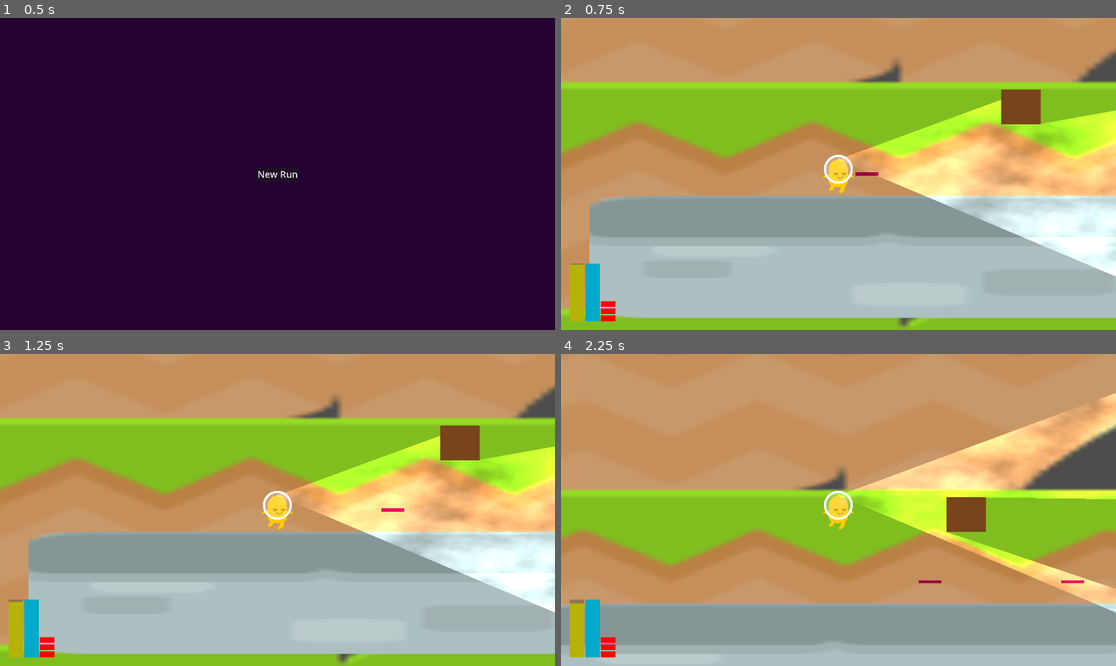
Above: before the commit, frames 1-4 (two rows, left to right).
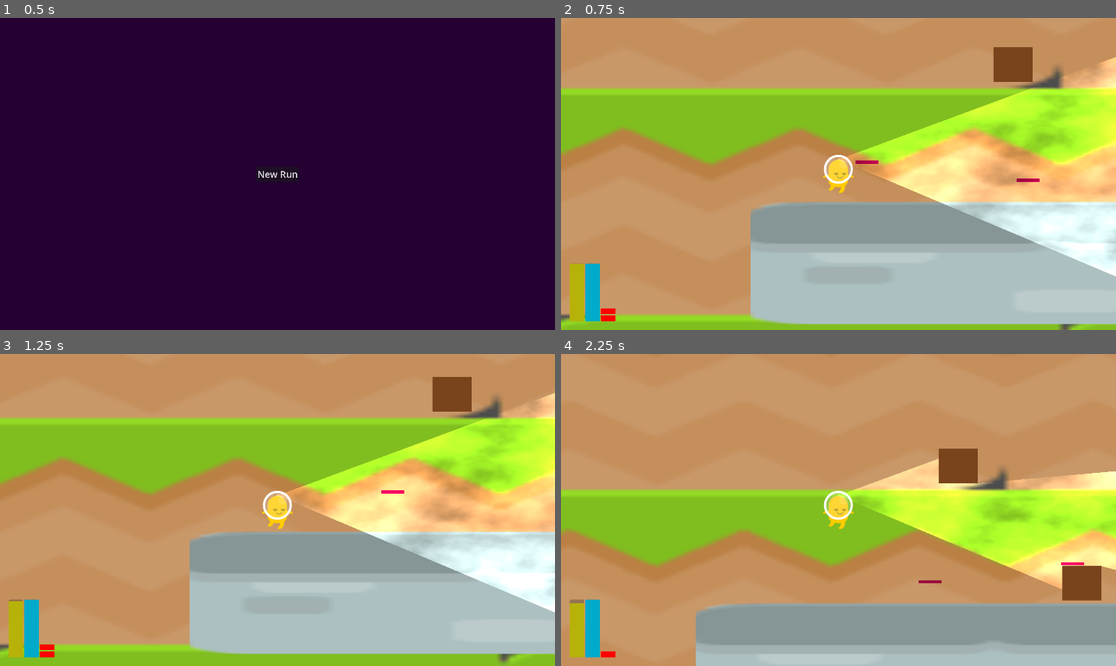
Above: after the commit, the same moments.

Repository: super-Colin/godot-rogue-halls
Game: Godot game, scene res://game.tscn
Same seed, same stepped clock (60 frames per second), same inputs: the game is played once before the commit and once after it.
Inputs (mouse positions are in pixels of both pictures, inside the frame that each line leads up to):
- Up to frame 1 (0.5 s): no input
- Up to frame 2 (0.75 s): click "New Run" at 0.5 s
- Up to frame 3 (1.25 s): no input
- Up to frame 4 (2.25 s): move the mouse to (960, 494) at 1.27 s; hold Right (Move_Right) from 1.28 s (still down); click (960, 494) at 1.35 s; tap Space (Jump) at 1.52, 1.55, 1.82, 2.1 s; move the mouse to (727, 525) at 2.02 s

Frame 1 is identical in both runs. In frame 2, 25% of the frame differs, in the area x 0-100%, y 9-100%; in frame 3, 19%; in frame 4, 19%.

Commit message:
added laser charge and generation functionality

Diff:
--- a/Globals.gd
+++ b/Globals.gd
@@ -3,6 +3,8 @@
 
 
 var playerRef
+#var levelRef
+#var shipRef
 
 
 signal s_playerReady
--- a/game.gd
+++ b/game.gd
@@ -1,6 +1,8 @@
 extends Node2D
 
 
+var hallScene = preload("res://hall.tscn")
+var playerScene = preload("res://player.tscn")
 
 
 func _ready() -> void:
@@ -15,6 +17,13 @@
 	generateLevel()
 
 func generateLevel():
+	for c in %Level.get_children():
+		c.queue_free()
+	var level = hallScene.instantiate()
+	%Level.add_child(level)
+	var player = playerScene.instantiate()
+	player.position = level.getSpawnPoint()
+	%Level.add_child(player)
 	return
 
 
--- a/game.tscn
+++ b/game.tscn
@@ -1,10 +1,9 @@
-[gd_scene load_steps=9 format=3 uid="uid://cwdekrbnrp8yo"]
+[gd_scene load_steps=8 format=3 uid="uid://cwdekrbnrp8yo"]
 
 [ext_resource type="PackedScene" uid="uid://drajoe6caob2t" path="res://hall.tscn" id="1_e2o6t"]
 [ext_resource type="Texture2D" uid="uid://cumaw7c1aqwmo" path="res://tiles_sheet.png" id="1_feb5d"]
 [ext_resource type="Script" uid="uid://c4sikoknnuubk" path="res://game.gd" id="1_j5wjh"]
 [ext_resource type="PackedScene" uid="uid://c6txhrt448b4u" path="res://player.tscn" id="2_feb5d"]
-[ext_resource type="PackedScene" uid="uid://chso3bqugycky" path="res://crate.tscn" id="4_fc0e3"]
 [ext_resource type="PackedScene" uid="uid://b6mvathho3qof" path="res://player_ui.tscn" id="5_7jktm"]
 [ext_resource type="PackedScene" uid="uid://by7o0iymt8xvt" path="res://main_menu.tscn" id="6_eow3j"]
 [ext_resource type="PackedScene" uid="uid://byb2km2antifu" path="res://laser_projectile.tscn" id="6_ryrav"]
@@ -19,13 +18,13 @@
 region_enabled = true
 region_rect = Rect2(419.268, 564.904, 137.19, 145.764)
 
-[node name="Hall" parent="." instance=ExtResource("1_e2o6t")]
+[node name="Level" type="Node2D" parent="."]
+unique_name_in_owner = true
 
-[node name="Player" parent="." instance=ExtResource("2_feb5d")]
+[node name="Hall" parent="Level" instance=ExtResource("1_e2o6t")]
+
+[node name="Player" parent="Level" instance=ExtResource("2_feb5d")]
 position = Vector2(837, 839)
-
-[node name="Crate" parent="." instance=ExtResource("4_fc0e3")]
-position = Vector2(1468, 612)
 
 [node name="CanvasLayer" type="CanvasLayer" parent="."]
 
--- a/hall.tscn
+++ b/hall.tscn
@@ -1,11 +1,14 @@
-[gd_scene load_steps=3 format=3 uid="uid://drajoe6caob2t"]
+[gd_scene load_steps=5 format=3 uid="uid://drajoe6caob2t"]
 
 [ext_resource type="Texture2D" uid="uid://cumaw7c1aqwmo" path="res://tiles_sheet.png" id="1_7h0dx"]
+[ext_resource type="Script" uid="uid://jy4kvlx8m05f" path="res://level.gd" id="1_ru55v"]
+[ext_resource type="PackedScene" uid="uid://chso3bqugycky" path="res://crate.tscn" id="3_wkri5"]
 
 [sub_resource type="RectangleShape2D" id="RectangleShape2D_kftm2"]
 size = Vector2(7260, 329)
 
 [node name="Hall" type="Node2D"]
+script = ExtResource("1_ru55v")
 
 [node name="StaticBody2D" type="StaticBody2D" parent="."]
 collision_layer = 3
@@ -32,3 +35,13 @@
 texture = ExtResource("1_7h0dx")
 region_enabled = true
 region_rect = Rect2(700.8, 280.44, 71.2001, 69.2083)
+
+[node name="SpawnPoint" type="Marker2D" parent="."]
+unique_name_in_owner = true
+position = Vector2(280, 786)
+
+[node name="Crate" parent="." instance=ExtResource("3_wkri5")]
+position = Vector2(1311, 849)
+
+[node name="Crate2" parent="." instance=ExtResource("3_wkri5")]
+position = Vector2(884, 444)
--- /dev/null
+++ b/level.gd
@@ -0,0 +1,24 @@
+extends Node2D
+
+
+
+
+func getSpawnPoint():
+	return %SpawnPoint.position
+
+
+
+
+
+
+
+
+
+
+
+
+
+
+
+
+#
--- a/player.gd
+++ b/player.gd
@@ -65,8 +65,8 @@
 var laserGenerationEnergyEffeciency = 0.2 # higher is better
 var laserRegenerationOn = true
 
-var energyMax = 30.0
-var energy = 30.0
+var energyMax = 50.0
+var energy = 50.0
 var energyGeneration = 0.0
 
 var oxygenMax = 30.0
@@ -76,8 +76,19 @@
 
 
 
-
-
+func fireLaser():
+	print("player - firing laser, charges left: ", laserCharges)
+	if laserCharges < 1:
+		return
+	laserCharges -= 1
+	var las = laserProjectileScene.instantiate()
+	las.position = $'.'.global_position
+	get_tree().root.add_child(las)
+
+func generateLaser(delta):
+	if laserRegenerationOn and laserCharges < laserChargesMax and energy > delta:
+		energy -= delta
+		laserCharges += delta * laserGenerationEnergyEffeciency
 
 
 
@@ -89,54 +100,16 @@
 	#jump_buffer_timer.wait_time = jump_buffer_timer_value
 
 
-# Sets the gravity depending on the context
-func _get_gravity(_velocity):
-	return jump_gravity if _velocity.y < 0.0 else fall_gravity
-
-
-# Calculates the players movement depending on the context
-func _get_movement(fric: float, accel: float, delta: float):
-	var direction = Input.get_axis("Move_Left", "Move_Right")
-	if direction:
-		velocity.x += sign(direction) * accel * delta * 100
-
-	if !direction or sign(direction) != sign(velocity.x):
-		velocity.x = move_toward(velocity.x, 0, fric * delta * 100)
-
-	if is_variable_max_speed:
-		velocity.x = clamp(velocity.x, -max_speed * abs(direction), max_speed * abs(direction))
-	else:
-		velocity.x = clamp(velocity.x, -max_speed, max_speed)
-
-	if is_variable_min_speed and min_speed > 0:
-			velocity.x = maxf(abs(velocity.x), abs(min_speed * sign(direction))) * sign(direction)
-
-
-
-func _set_sprite_direction(direction: int) -> void:
-	if direction > 0.0:
-		$AnimatedSprite2D.flip_h = true
-	elif direction < 0.0:
-		$AnimatedSprite2D.flip_h = false
-
-func _set_flashlight_direction(direction: int) -> void:
-	#return
-	#print("player - flashlight direction is: ", direction)
-	if direction > 0.0: # moving right
-		%Flashlight.rotation = 0
-		%PlayerSprite.flip_h = false
-	if direction < 0.0: # moving left
-		%Flashlight.rotation = PI
-		%PlayerSprite.flip_h = true
-
-func refillBars():
+
+func fullRecharge():
 	laserCharges = laserChargesMax
 	energy = energyMax
 	oxygen = oxygenMax
 
 func handleOxygenDrain(delta):
 	oxygen -= delta
-	if oxygen < -10.0:
+	# Die at -x, bar doesn't show below 0, screen starts flashing red... then game over
+	if oxygen < -4.0:
 		Globals.s_playerDied.emit()
 		dead = true
 		print("player - died from oxygen")
@@ -148,6 +121,9 @@
 
 func generateEnergy(delta):
 	energy += delta * energyGeneration
+
+
+
 
 
 func _physics_process(delta):
@@ -155,8 +131,8 @@
 		return
 	generateEnergy(delta)
 	generateOxygen(delta)
+	generateLaser(delta)
 	handleOxygenDrain(delta)
-	# Die at -20, bar doesn't show below 0, screen starts flashing red... then game over
 	if not is_on_floor():
 		velocity.y += _get_gravity(velocity) * delta
 		_get_movement(air_resistance, air_acceleration, delta)
@@ -167,33 +143,46 @@
 			#jump_buffer_timer.stop()
 			#jump()
 		_get_movement(friction, acceleration, delta)
-
 	#_set_sprite_direction(sign(velocity.x))
 	_set_flashlight_direction(sign(velocity.x))
-
 	if Input.is_action_just_pressed("Jump"):
 		jump()
 		#_projected_jump_trojectory(delta, sign(velocity.x))
-
 	if Input.is_action_just_released("Jump"):
 		jump_cut()
-
 	if Input.is_action_just_released("Fire"):
 		fireLaser()
 	#if velocity != Vector2.ZERO:
 		#$AnimatedSprite2D.play("walk")
 	#else:
 		#$AnimatedSprite2D.play("idle")
-
-#	if Input.is_action_just_pressed("Preview_Jump"):
-#		_projected_jump_trojectory(delta, sign(velocity.x))
-
 	move_and_slide()
 
-func fireLaser():
-	var las = laserProjectileScene.instantiate()
-	las.position = $'.'.global_position
-	get_tree().root.add_child(las)
+
+
+
+# Sets the gravity depending on the context
+func _get_gravity(_velocity):
+	return jump_gravity if _velocity.y < 0.0 else fall_gravity
+
+
+# Calculates the players movement depending on the context
+func _get_movement(fric: float, accel: float, delta: float):
+	var direction = Input.get_axis("Move_Left", "Move_Right")
+	if direction:
+		velocity.x += sign(direction) * accel * delta * 100
+
+	if !direction or sign(direction) != sign(velocity.x):
+		velocity.x = move_toward(velocity.x, 0, fric * delta * 100)
+
+	if is_variable_max_speed:
+		velocity.x = clamp(velocity.x, -max_speed * abs(direction), max_speed * abs(direction))
+	else:
+		velocity.x = clamp(velocity.x, -max_speed, max_speed)
+
+	if is_variable_min_speed and min_speed > 0:
+			velocity.x = maxf(abs(velocity.x), abs(min_speed * sign(direction))) * sign(direction)
+
 
 
 
@@ -214,3 +203,22 @@
 
 	if velocity.y < minimum_jump_height * up_direction.y:
 		velocity.y = minimum_jump_height * up_direction.y
+
+
+
+
+func _set_sprite_direction(direction: int) -> void:
+	if direction > 0.0:
+		$AnimatedSprite2D.flip_h = true
+	elif direction < 0.0:
+		$AnimatedSprite2D.flip_h = false
+
+func _set_flashlight_direction(direction: int) -> void:
+	#return
+	#print("player - flashlight direction is: ", direction)
+	if direction > 0.0: # moving right
+		%Flashlight.rotation = 0
+		%PlayerSprite.flip_h = false
+	if direction < 0.0: # moving left
+		%Flashlight.rotation = PI
+		%PlayerSprite.flip_h = true
--- a/player_ui.gd
+++ b/player_ui.gd
@@ -12,7 +12,20 @@
 	if Globals.playerRef:
 		%Energy.value = Globals.playerRef.energy
 		%Oxygen.value = Globals.playerRef.oxygen
+		trackLaserCharges()
 
+func trackLaserCharges():
+	#if Globals.playerRef.laserCharges > Globals.playerRef.laserChargesMax:
+		#return
+	#%Magazine.get_children()
+	var i = 1
+	for shell in %Magazine.get_children():
+		#i += 1
+		if Globals.playerRef.laserCharges >= i:
+			shell.visible = true
+		else:
+			shell.visible = false
+		i += 1
 
 func setup():
 	setEnergyBar()
Not shown, added: level.gd.uid
